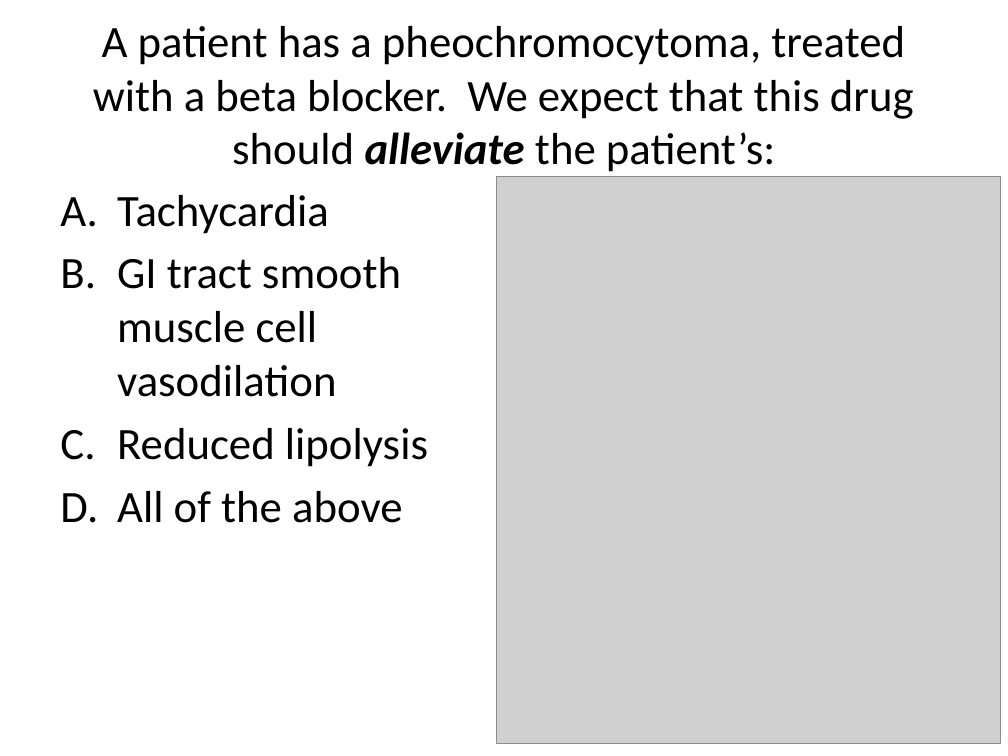
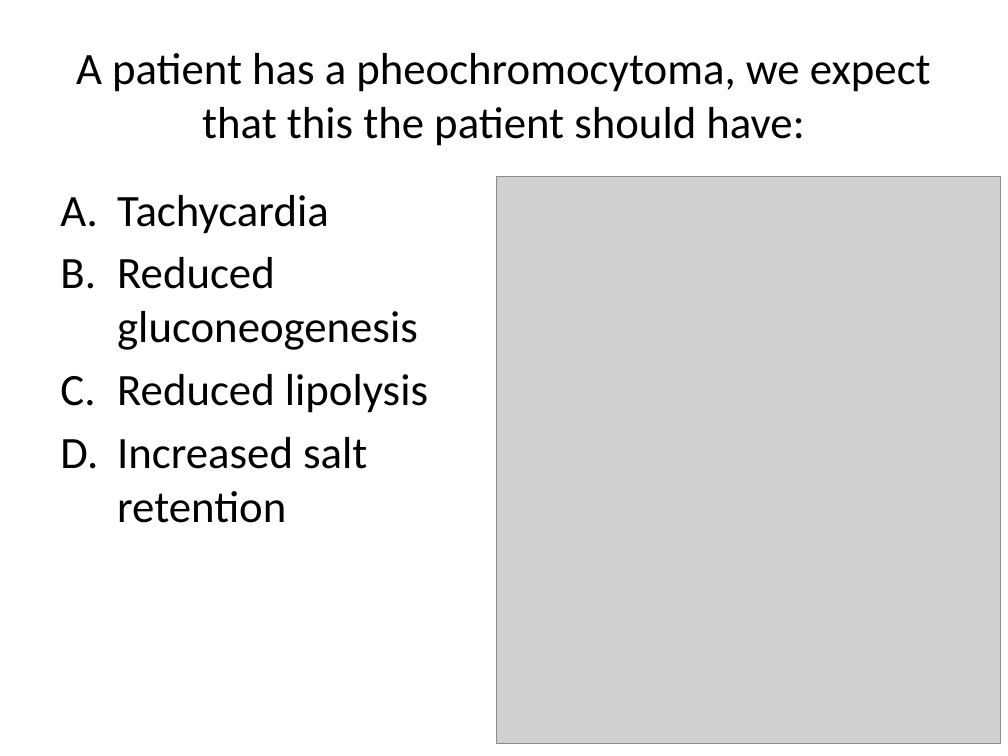
Before and after one commit to detricksnyder/TeachingLectures, a slide deck: slide 3 of PHYS101/adrenals-and-stress-hormones/Lectures 2 and 3 Quiz.pptx. Drawn at 1008x756 pixels with LibreOffice and Linux fonts; fonts in the diff are those of the drawing; grey boxes stand for pictures. Boxes give left, top, right and bottom in pixels: in the first picture for what was removed or moved away, otherwise in the second. Text is boxed around its words. In the diff, an @@ line names an element or a change of style, - is before the commit and + after.

```diff
--- a/PHYS101/adrenals-and-stress-hormones/Lectures 2 and 3 Quiz.pptx
+++ b/PHYS101/adrenals-and-stress-hormones/Lectures 2 and 3 Quiz.pptx
@@ title at (76, 53, 931, 146): text changed @@
-A patient has a pheochromocytoma, treated with a beta blocker. We expect that this drug should alleviate the patient’s:
+A patient has a pheochromocytoma, we expect that this the patient should have:
@@ text at (117, 257, 418, 350): text changed @@
-B. GI tract smooth muscle cell vasodilation
+B. Reduced gluconeogenesis
@@ text at (117, 437, 367, 523): text changed @@
-D. All of the above
+D. Increased salt retention
```
Also in this commit, not shown: 2 other files.
